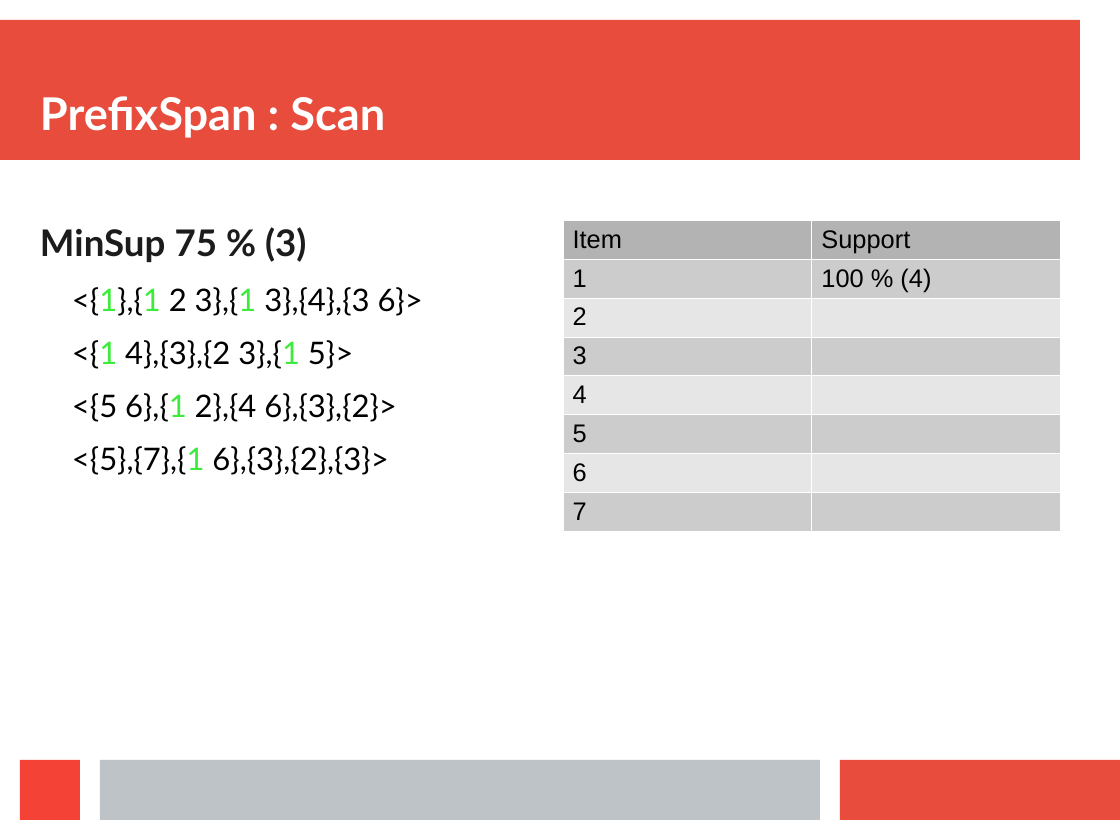
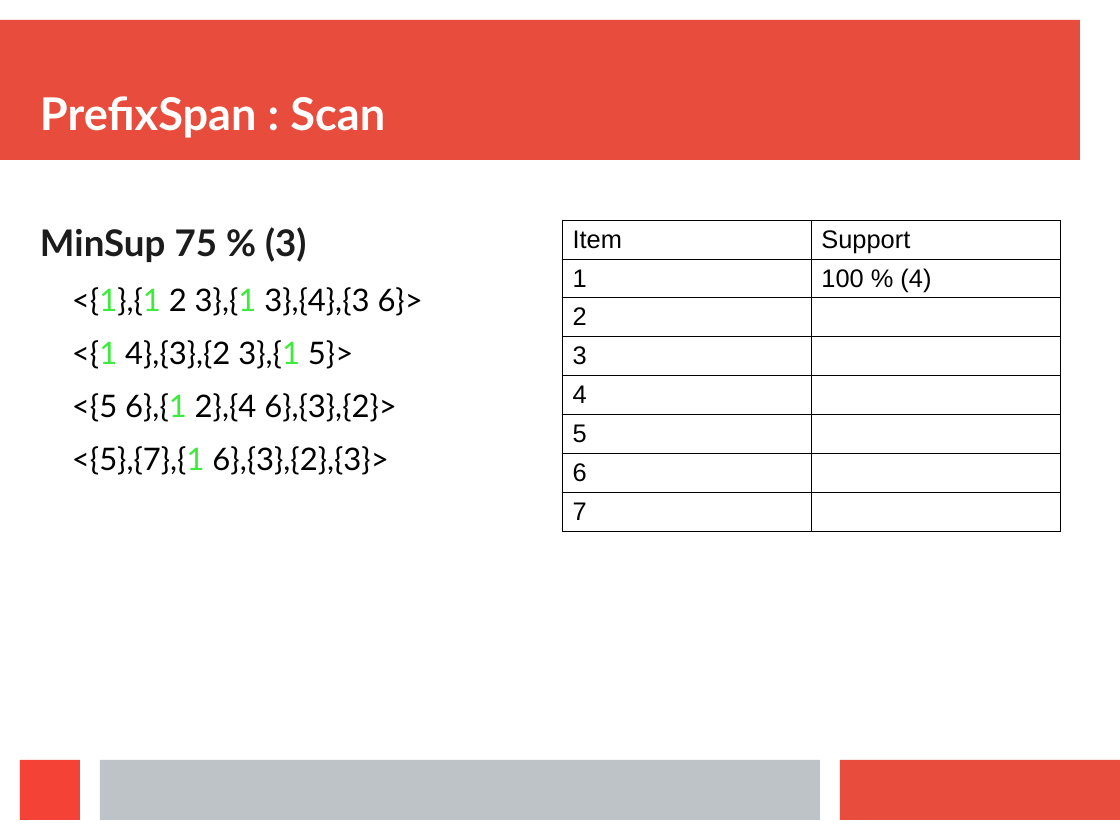
Before and after one commit to Symeon94/iaseminar, a slide deck: slide 20 of src/Presentation.odp (slide 18 before the commit). Drawn at 1120x840 pixels with LibreOffice and Linux fonts; fonts in the diff are those of the drawing. Boxes give left, top, right and bottom in pixels: in the first picture for what was removed or moved away, otherwise in the second. Text is boxed around its words. In the diff, an @@ line names an element or a change of style, - is before the commit and + after.

```diff
--- a/src/Presentation.odp
+++ b/src/Presentation.odp
@@ table at <box>563,221,1061,532</box> @@
@@ fill #B3B3B3 to none in row 1 @@
@@ fill #CCCCCC to none in 5 cells @@
@@ fill #E6E6E6 to none in 3 cells @@
@@ borders changed @@
```
Also in this commit, not shown: 11 other slides changed, 19 slides added, 2 other files.
